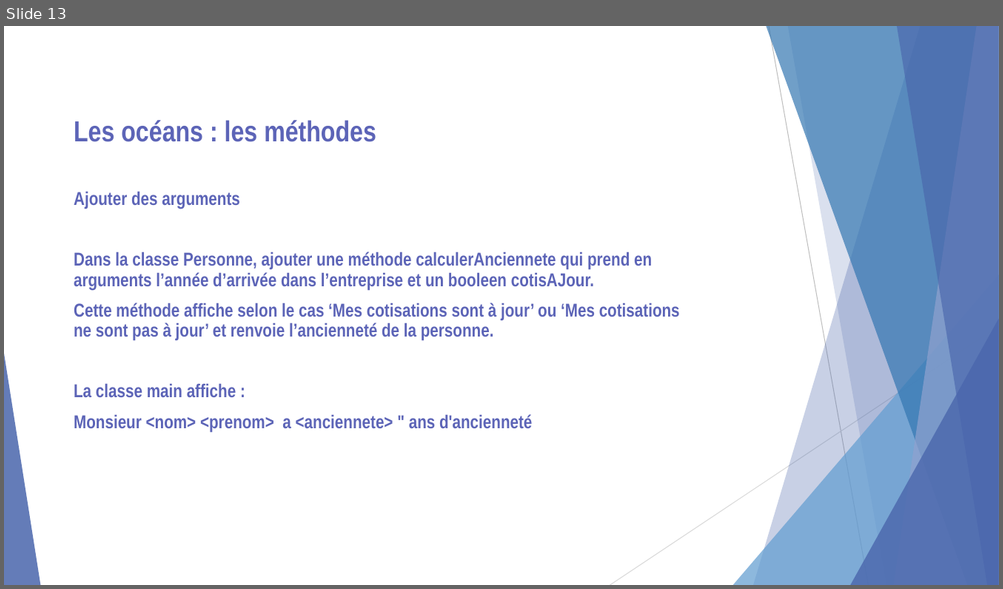
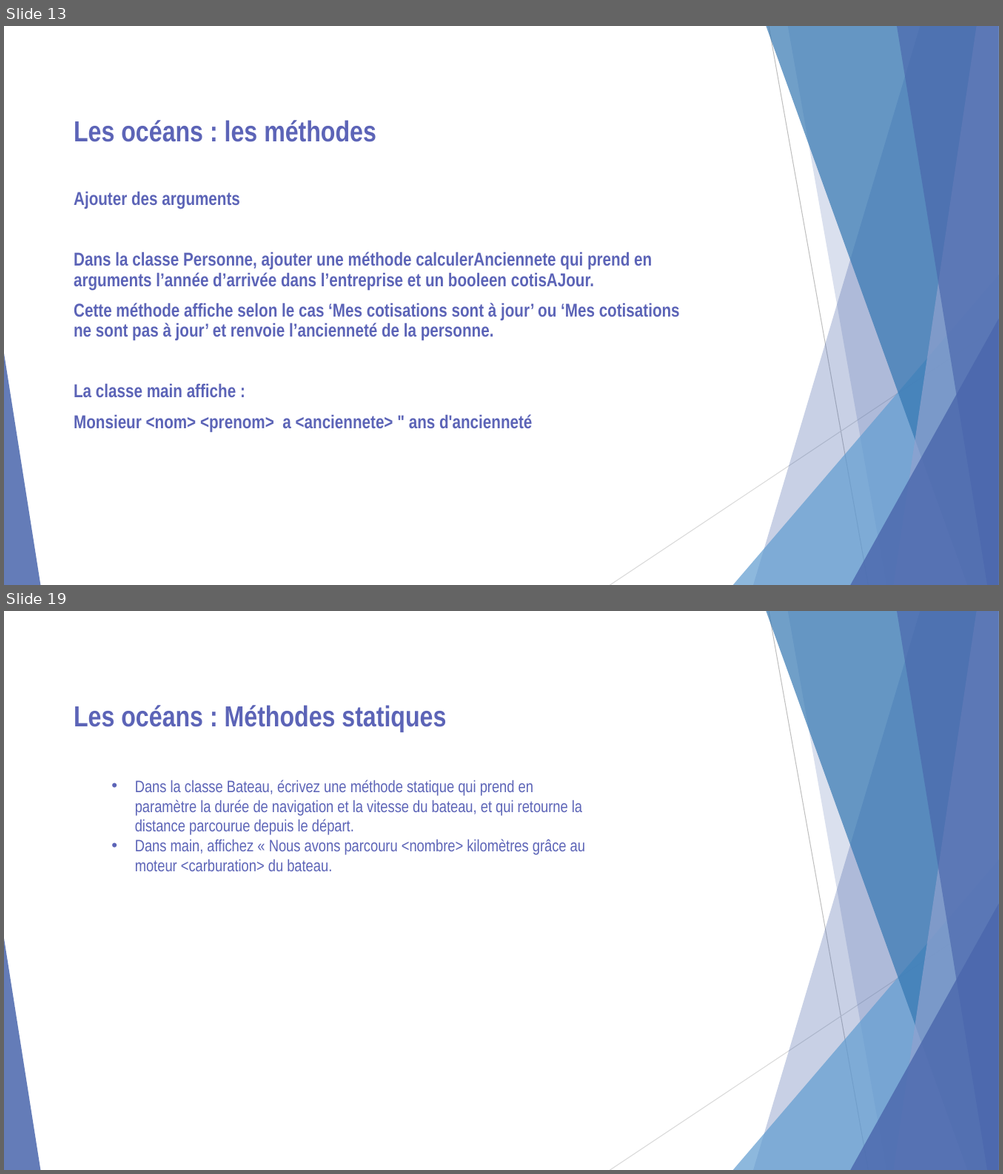
Before and after one commit to LucxxM/CoursAfpaFredBackUp, a slide deck: cours/Proget oceans_Exercices.pptx. Shown one above the other, each under a label of ours: slide 13 before the commit, slides 13 and 19 after it; the slides between them are not shown. The pictures are 1003x589 and 1003x1174 pixels, drawn with LibreOffice and Linux fonts; fonts in the diff are those of the drawing. Boxes give left, top, right and bottom in pixels: in the first picture for what was removed or moved away, otherwise in the second. Text is boxed around its words. In the diff, an @@ line names an element or a change of style, - is before the commit and + after.

```diff
--- a/cours/Proget oceans_Exercices.pptx
+++ b/cours/Proget oceans_Exercices.pptx
@@ slide 19 added at (4, 611, 999, 1170), background #FFFFFF; not listed: 10 template elements that a slide beside it also shows @@
@@ text added at (74, 705, 446, 732), 28 pt, text #5C64B7, bold @@
+Les océans : Méthodes statiques
@@ text added at (135, 780, 585, 871), 16 pt, text #5C64B7 @@
+  • Dans la classe Bateau, écrivez une méthode statique qui prend en paramètre la durée de navigation et la vitesse du bateau, et qui retourne la distance parcourue depuis le départ.
+  • Dans main, affichez « Nous avons parcouru <nombre> kilomètres grâce au moteur <carburation> du bateau.
```
Also in this commit, not shown: 4 slides changed, 10 other slides added, 21 other files.
